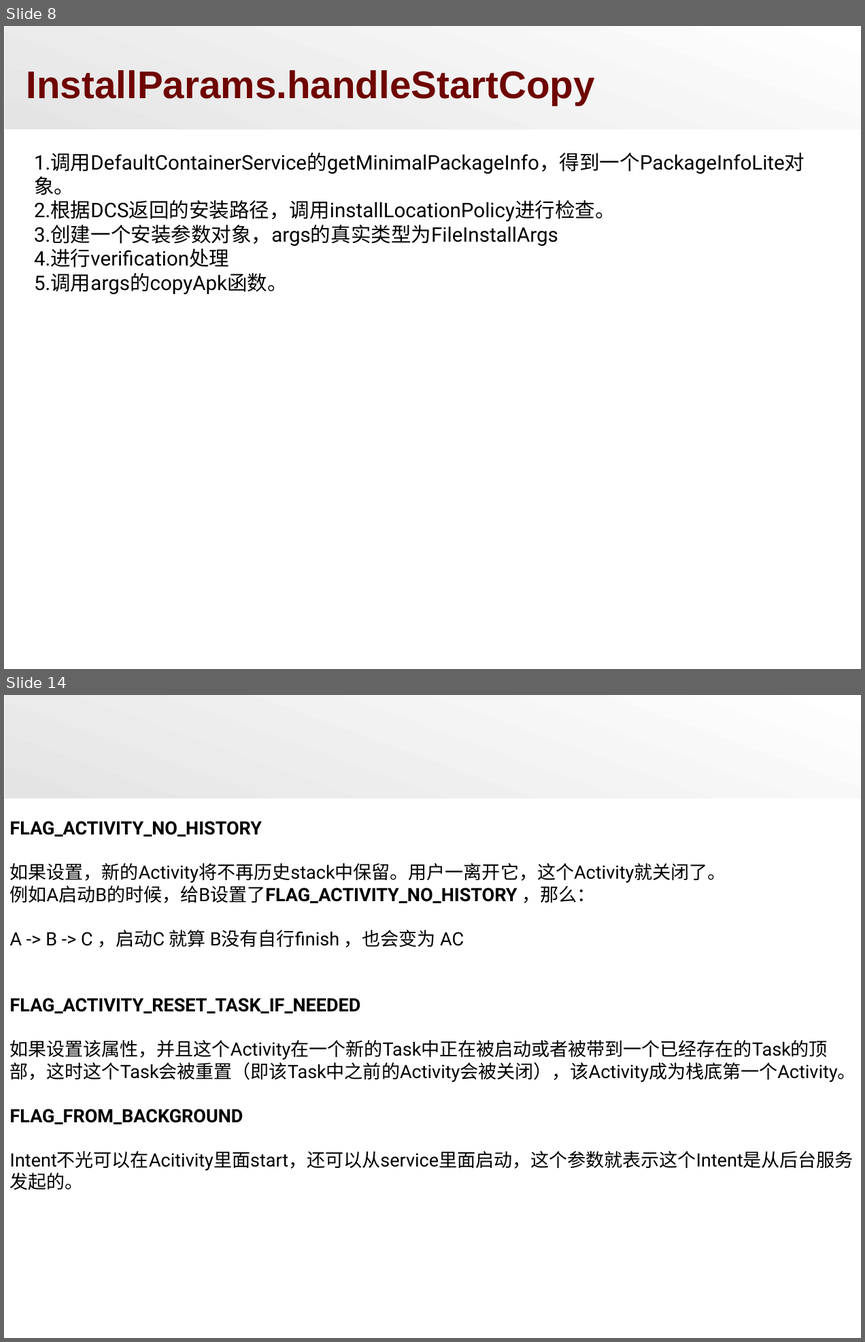
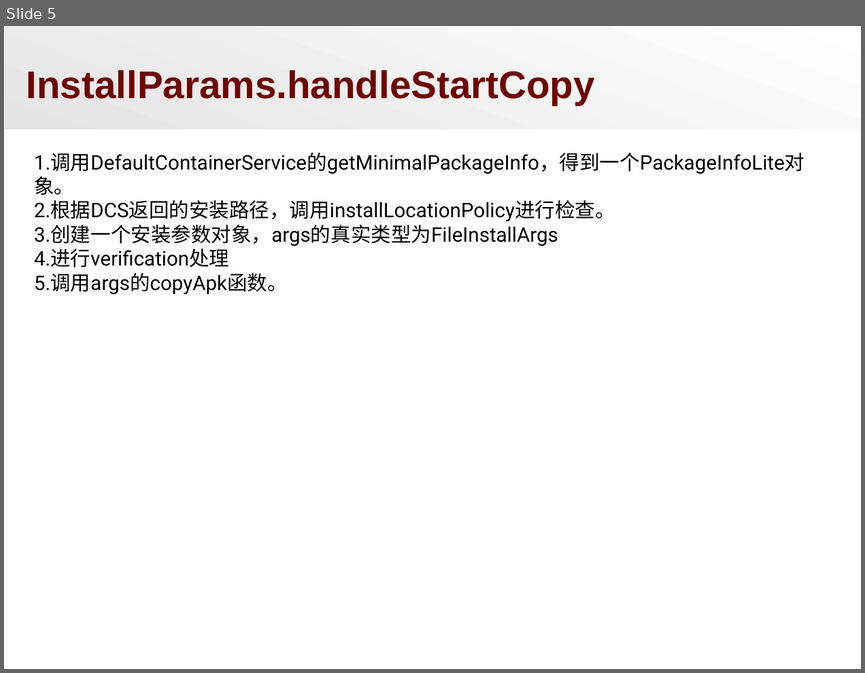
Before and after one commit to zacario-li/DocShare_for_Stesha, a slide deck: APK Installation.ppt. Shown one above the other, each under a label of ours: slides 8 and 14 before the commit, slide 5 after it; the slides between them are not shown. The pictures are 865x1342 and 865x673 pixels, drawn with LibreOffice and Linux fonts; fonts in the diff are those of the drawing; background and template pictures are left out. Boxes give left, top, right and bottom in pixels: in the first picture for what was removed or moved away, otherwise in the second. Text is boxed around its words. In the diff, an @@ line names an element or a change of style, - is before the commit and + after.

```diff
--- a/APK Installation.ppt
+++ b/APK Installation.ppt
@@ slide 14 removed at (4,695,861,1338), background #FFFFFF; not listed: 1 template element that a slide beside it also shows @@
@@ text removed at (10,821,856,1189) @@
-FLAG_ACTIVITY_NO_HISTORY
-如果设置，新的Activity将不再历史stack中保留。用户一离开它，这个Activity就关闭了。
-例如A启动B的时候，给B设置了FLAG_ACTIVITY_NO_HISTORY ，那么：
-A -> B -> C ，启动C 就算 B没有自行finish ，也会变为 AC
-FLAG_ACTIVITY_RESET_TASK_IF_NEEDED
-如果设置该属性，并且这个Activity在一个新的Task中正在被启动或者被带到一个已经存在的Task的顶部，这时这个Task会被重置（即该Task中之前的Activity会被关闭），该Activity成为栈底第一个Activity。
-FLAG_FROM_BACKGROUND
-Intent不光可以在Acitivity里面start，还可以从service里面启动，这个参数就表示这个Intent是从后台服务发起的。
@@ what was slide 8 is now slide 5 @@
```
Also in this commit, not shown: 1 slide changed, 10 other slides removed, 9 other files.
